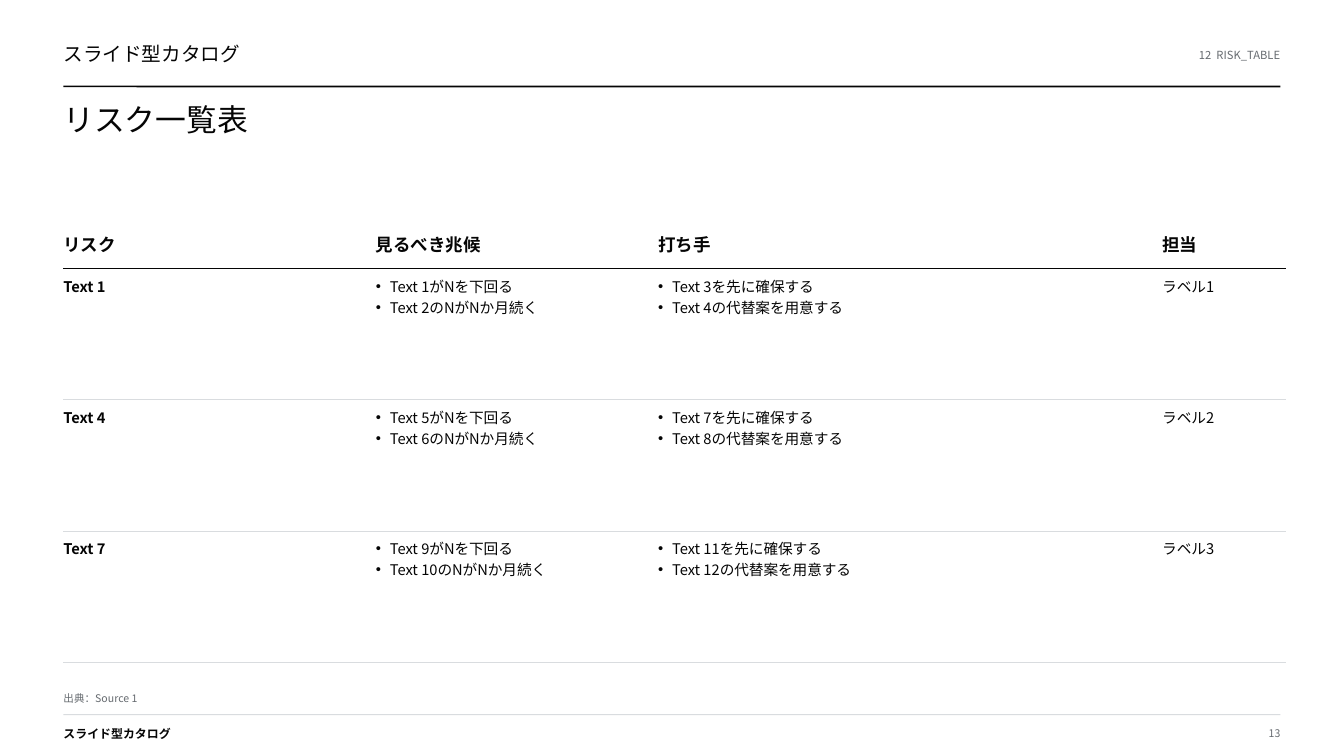
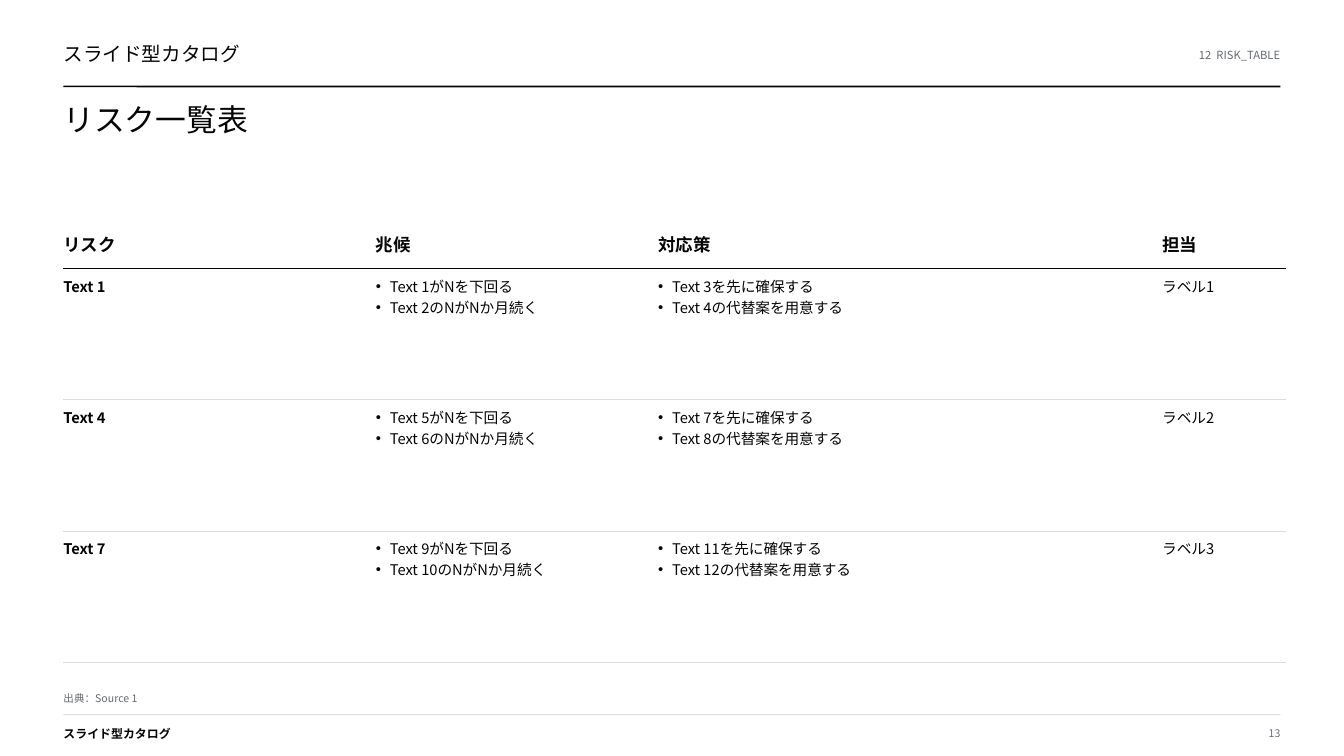
Before and after one commit to gozen3ji/consulting-pptx-skill, a slide deck: slide 13 of assets/SuperTemplate_36type.pptx. Drawn at 1344x756 pixels with LibreOffice and Linux fonts; fonts in the diff are those of the drawing. Boxes give left, top, right and bottom in pixels: in the first picture for what was removed or moved away, otherwise in the second. Text is boxed around its words. In the diff, an @@ line names an element or a change of style, - is before the commit and + after.

```diff
--- a/assets/SuperTemplate_36type.pptx
+++ b/assets/SuperTemplate_36type.pptx
@@ table at <box>64,224,1287,580</box> @@
-row 1, column 2: 見るべき兆候
+row 1, column 2: 兆候
-row 1, column 3: 打ち手
+row 1, column 3: 対応策
```
Also in this commit, not shown: 7 other slides changed, 1 other file.
